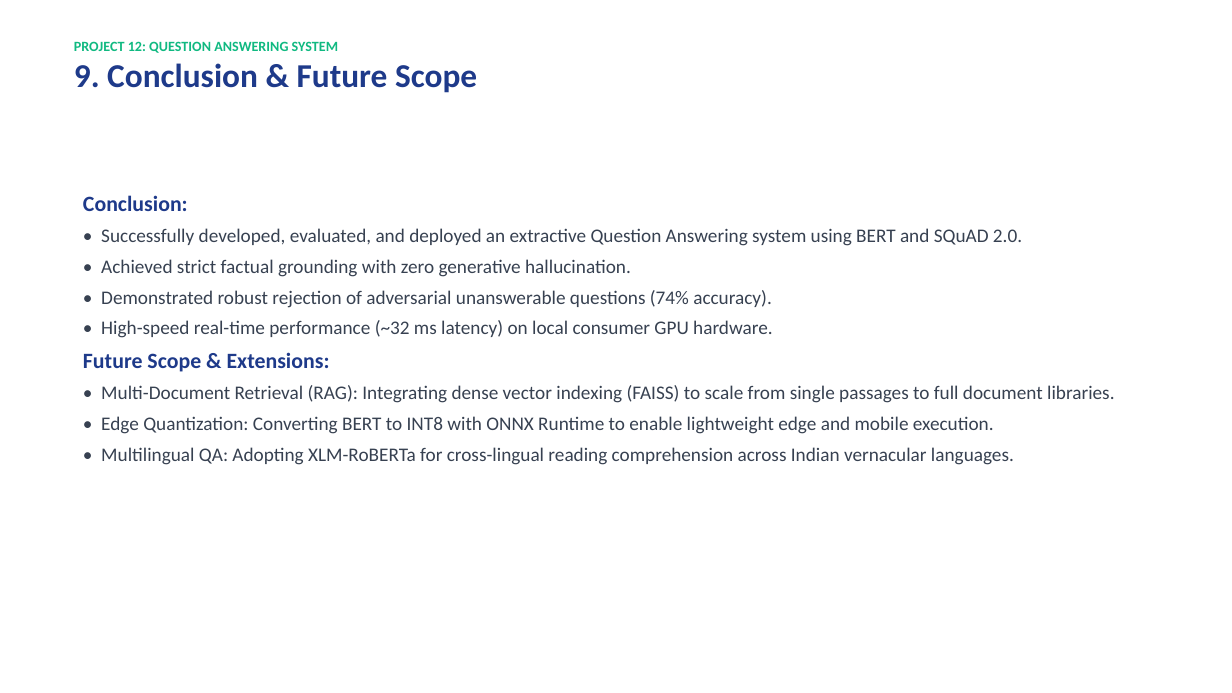
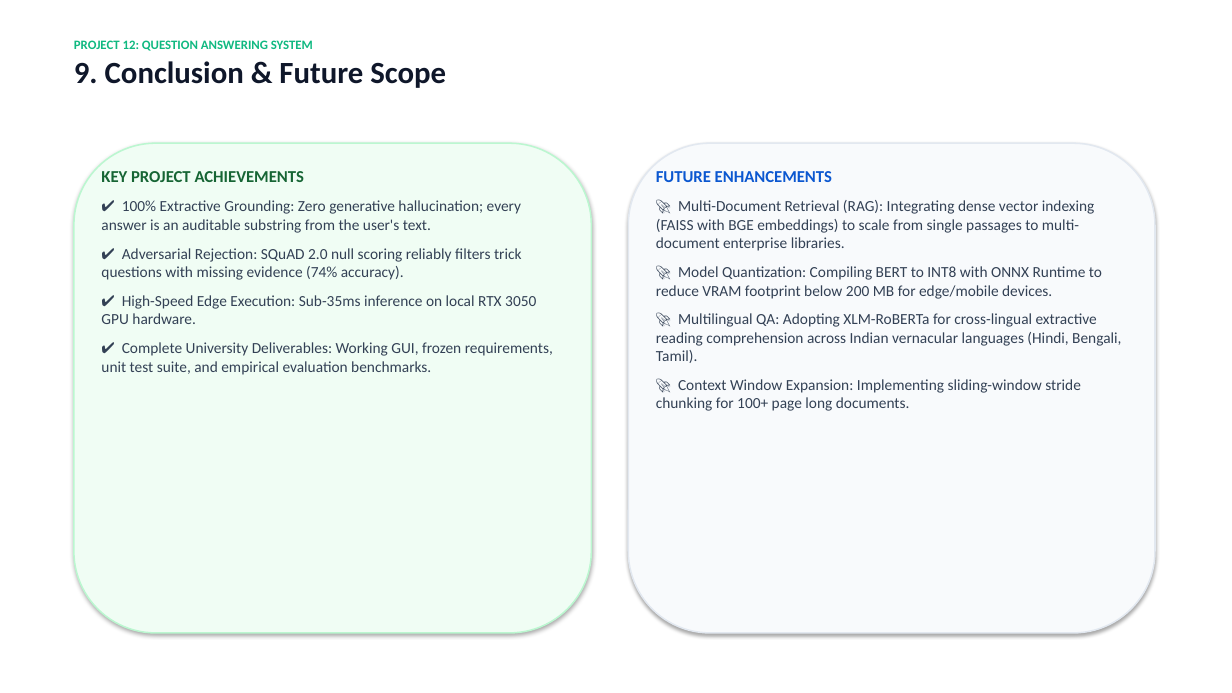
Before and after one commit to akash77007/NLP_Question-Answering-System, a slide deck: slide 10 of docs/Project_12_Presentation.pptx. Drawn at 1232x693 pixels with LibreOffice and Linux fonts; fonts in the diff are those of the drawing. Boxes give left, top, right and bottom in pixels: in the first picture for what was removed or moved away, otherwise in the second. Text is boxed around its words. In the diff, an @@ line names an element or a change of style, - is before the commit and + after.

```diff
--- a/docs/Project_12_Presentation.pptx
+++ b/docs/Project_12_Presentation.pptx
@@ text "PROJECT 12: QUESTION ANSWERING SYSTEM" at box(74, 40, 446, 88): size 11 to 10 pt in "PROJECT 12: QUESTION ANSWERING SYSTEM"; size 26 to 24 pt, text colour #1E3A8A to #0F172A in "9. Conclusion & Future Scope" @@
@@ rounded rectangle added at box(74, 143, 592, 633), fill #F0FDF4, outline #BBF7D0 1.2 pt @@
@@ rounded rectangle added at box(628, 143, 1155, 633), fill #F8FAFC, outline #E2E8F0 1.2 pt @@
@@ text added at box(101, 171, 553, 375), 12 pt, text #334155 @@
+KEY PROJECT ACHIEVEMENTS
+✔ 100% Extractive Grounding: Zero generative hallucination; every answer is an auditable substring from the user's text.
+✔ Adversarial Rejection: SQuAD 2.0 null scoring reliably filters trick questions with missing evidence (74% accuracy).
+✔ High-Speed Edge Execution: Sub-35ms inference on local RTX 3050 GPU hardware.
+✔ Complete University Deliverables: Working GUI, frozen requirements, unit test suite, and empirical evaluation benchmarks.
@@ text at box(656, 171, 1121, 411): text changed; size 15 to 12 pt; text colour #374151 to #334155 @@
-Conclusion:
-• Successfully developed, evaluated, and deployed an extractive Question Answering system using BERT and SQuAD 2.0.
-• Achieved strict factual grounding with zero generative hallucination.
-• Demonstrated robust rejection of adversarial unanswerable questions (74% accuracy).
-• High-speed real-time performance (~32 ms latency) on local consumer GPU hardware.
-Future Scope & Extensions:
-• Multi-Document Retrieval (RAG): Integrating dense vector indexing (FAISS) to scale from single passages to full document libraries.
-• Edge Quantization: Converting BERT to INT8 with ONNX Runtime to enable lightweight edge and mobile execution.
-• Multilingual QA: Adopting XLM-RoBERTa for cross-lingual reading comprehension across Indian vernacular languages.
+FUTURE ENHANCEMENTS
+🚀 Multi-Document Retrieval (RAG): Integrating dense vector indexing (FAISS with BGE embeddings) to scale from single passages to multi-document enterprise libraries.
+🚀 Model Quantization: Compiling BERT to INT8 with ONNX Runtime to reduce VRAM footprint below 200 MB for edge/mobile devices.
+🚀 Multilingual QA: Adopting XLM-RoBERTa for cross-lingual extractive reading comprehension across Indian vernacular languages (Hindi, Bengali, Tamil).
+🚀 Context Window Expansion: Implementing sliding-window stride chunking for 100+ page long documents.
```
Also in this commit, not shown: 6 other slides changed, 3 slides added, 3 slides removed, 2 other files.
